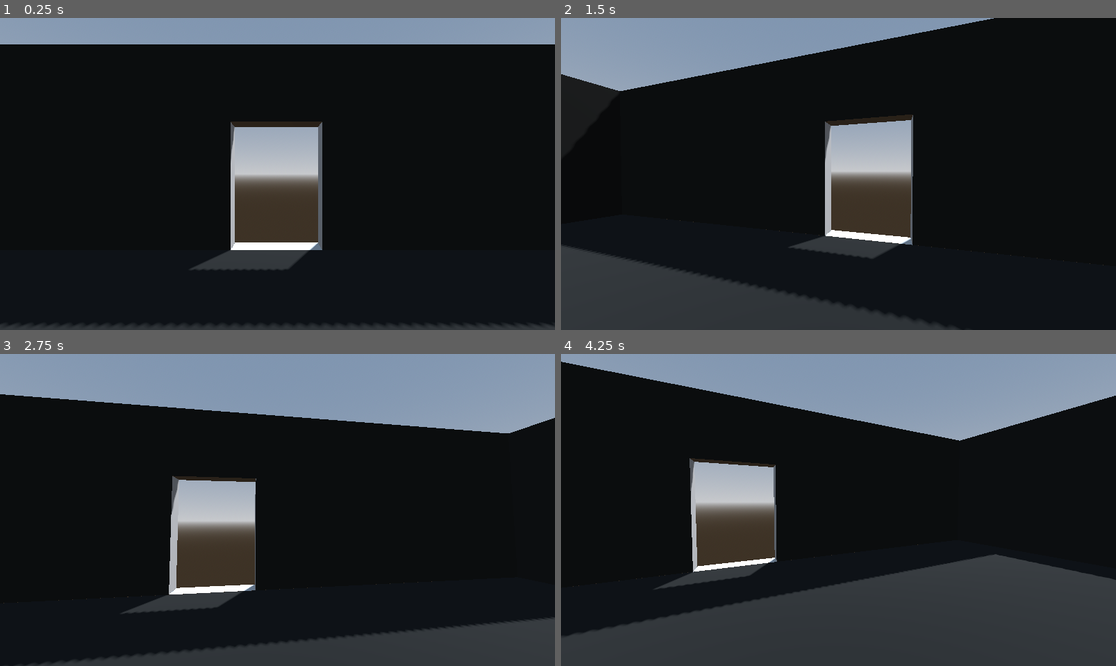
Above: before the commit, frames 1-4 (two rows, left to right).
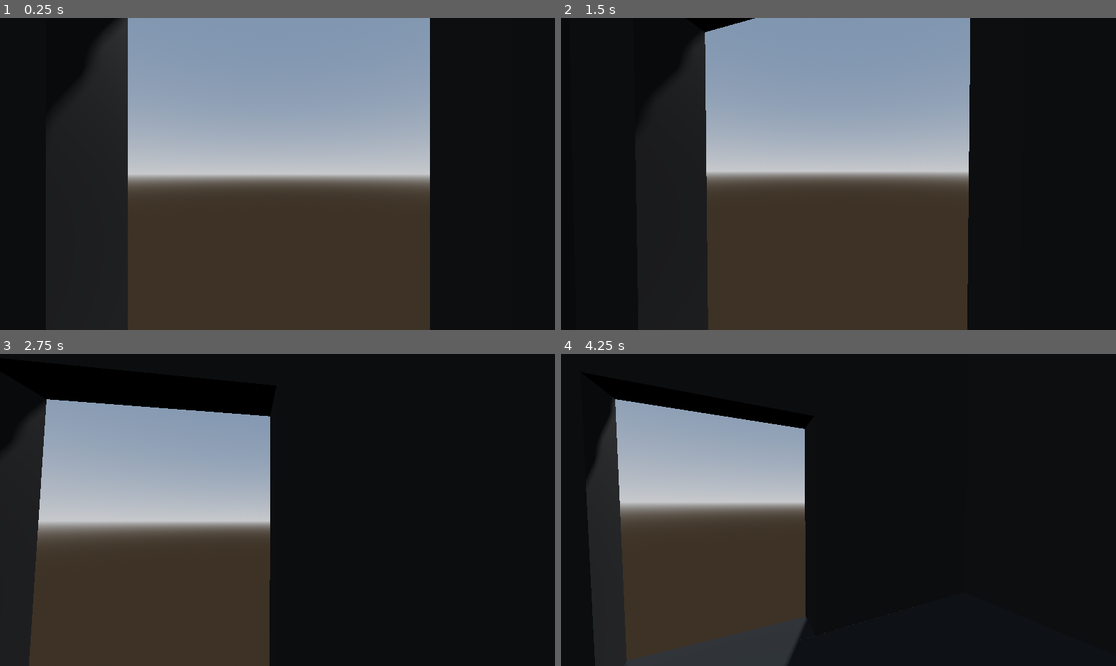
Above: after the commit, the same moments.

Repository: AdkinsC0211/SSU-Jam-24
Game: Godot game, scene res://scenes/main.tscn
The game is run twice, just before and just after one commit, with the same random seed, the same clock (stepped at 60 frames per second) and the same inputs. The project has no main scene, so this scene is started directly.
Inputs (mouse positions are in pixels of both pictures, inside the frame that each line leads up to):
- Up to frame 1 (0.25 s): no input
- Up to frame 2 (1.5 s): move the mouse to (866, 174) at 0.52 s; tap A (A) at 0.6 s; tap D (D) at 0.8, 1.35 s; move the mouse to (810, 174) at 1.27 s
- Up to frame 3 (2.75 s): tap E (E) at 1.55, 2.1 s; move the mouse to (288, 503) at 2.02 s; tap S (S) at 2.3 s
- Up to frame 4 (4.25 s): move the mouse to (832, 516) at 2.77 s; tap S (S) at 2.85 s; tap A (A) at 3.05, 3.6 s; move the mouse to (877, 513) at 3.52 s; tap D (D) at 3.8 s

The runs differ from the first frame. In frame 1, 48% of the frame differs, in the area x 0-100%, y 0-100%; in frame 2, 44%; in frame 3, 53%; in frame 4, 53%.

Commit message:
First Floor Floor Plan
Finished CSG meshes for the first floor layout

Diff:
--- a/scenes/main.tscn
+++ b/scenes/main.tscn
@@ -17,6 +17,45 @@
 [sub_resource type="StandardMaterial3D" id="StandardMaterial3D_mfynk"]
 albedo_color = Color(0, 0.0156863, 0, 1)
 
+[sub_resource type="StandardMaterial3D" id="StandardMaterial3D_qgj8x"]
+albedo_color = Color(0, 0, 0, 1)
+
+[sub_resource type="StandardMaterial3D" id="StandardMaterial3D_3dvkt"]
+albedo_color = Color(0, 0, 0, 1)
+
+[sub_resource type="StandardMaterial3D" id="StandardMaterial3D_cc7ig"]
+albedo_color = Color(0, 0, 0, 1)
+
+[sub_resource type="StandardMaterial3D" id="StandardMaterial3D_tyihl"]
+albedo_color = Color(0, 0, 0, 1)
+
+[sub_resource type="StandardMaterial3D" id="StandardMaterial3D_t8i4b"]
+albedo_color = Color(0, 0, 0, 1)
+
+[sub_resource type="StandardMaterial3D" id="StandardMaterial3D_eji0q"]
+albedo_color = Color(0, 0, 0, 1)
+
+[sub_resource type="StandardMaterial3D" id="StandardMaterial3D_h0hc3"]
+albedo_color = Color(0, 0, 0, 1)
+
+[sub_resource type="StandardMaterial3D" id="StandardMaterial3D_dblik"]
+albedo_color = Color(0, 0, 0, 1)
+
+[sub_resource type="StandardMaterial3D" id="StandardMaterial3D_ayrfp"]
+albedo_color = Color(0, 0, 0, 1)
+
+[sub_resource type="StandardMaterial3D" id="StandardMaterial3D_jadiu"]
+albedo_color = Color(0, 0, 0, 1)
+
+[sub_resource type="StandardMaterial3D" id="StandardMaterial3D_jlu0v"]
+albedo_color = Color(0, 0, 0, 1)
+
+[sub_resource type="StandardMaterial3D" id="StandardMaterial3D_6ab83"]
+albedo_color = Color(0, 0, 0, 1)
+
+[sub_resource type="StandardMaterial3D" id="StandardMaterial3D_43iwt"]
+albedo_color = Color(0, 0, 0, 1)
+
 [node name="world_root" type="Node3D"]
 
 [node name="DirectionalLight3D" type="DirectionalLight3D" parent="."]
@@ -26,26 +65,144 @@
 [node name="WorldEnvironment" type="WorldEnvironment" parent="."]
 environment = SubResource("Environment_hlp1m")
 
-[node name="main_room" type="CSGCombiner3D" parent="."]
-use_collision = true
-
-[node name="large_room" type="CSGBox3D" parent="main_room"]
+[node name="first_flloor_right" type="CSGCombiner3D" parent="."]
+use_collision = true
+
+[node name="1F_right" type="CSGBox3D" parent="first_flloor_right"]
 transform = Transform3D(1, 0, 0, 0, 1, 0, 0, 0, 1, 0.0660229, -0.463239, -6.6512)
 use_collision = true
 size = Vector3(20, 6, 35)
 material = SubResource("StandardMaterial3D_mfynk")
 
-[node name="large_space" type="CSGBox3D" parent="main_room"]
-transform = Transform3D(1, 0, 0, 0, 1, 0, 0, 0, 1, 0.0660229, 2.27621, -6.6512)
-operation = 2
-use_collision = true
-size = Vector3(19, 9, 34)
-material = SubResource("StandardMaterial3D_mfynk")
-
-[node name="door_space" type="CSGBox3D" parent="main_room"]
-transform = Transform3D(1, 0, 0, 0, 1, 0, 0, 0, 1, 0.0525513, -0.739582, -23.9702)
+[node name="1F_left" type="CSGBox3D" parent="first_flloor_right"]
+transform = Transform3D(1, 0, 0, 0, 1, 0, 0, 0, 1, 19.6046, -0.463239, 2.65938)
+use_collision = true
+size = Vector3(20, 6, 16.3788)
+material = SubResource("StandardMaterial3D_mfynk")
+
+[node name="1F_hallway_space" type="CSGBox3D" parent="first_flloor_right"]
+transform = Transform3D(1, 0, 0, 0, 1, 0, 0, 0, 1, 6.53825, 0.146327, -6.6512)
+operation = 2
+use_collision = true
+size = Vector3(6.05554, 4.74023, 34)
+material = SubResource("StandardMaterial3D_mfynk")
+
+[node name="1F_living_space" type="CSGBox3D" parent="first_flloor_right"]
+transform = Transform3D(1, 0, 0, 0, 1, 0, 0, 0, 1, -3.24735, 0.147853, -15.8472)
+operation = 2
+use_collision = true
+size = Vector3(12.3897, 4.74329, 15.608)
+material = SubResource("StandardMaterial3D_mfynk")
+
+[node name="1F_kitchen_space" type="CSGBox3D" parent="first_flloor_right"]
+transform = Transform3D(1, 0, 0, 0, 1, 0, 0, 0, 1, -3.24735, 0.135097, -1.74246)
+operation = 2
+use_collision = true
+size = Vector3(12.3897, 4.71777, 12.0602)
+material = SubResource("StandardMaterial3D_mfynk")
+
+[node name="front_door_space" type="CSGBox3D" parent="first_flloor_right"]
+transform = Transform3D(1, 0, 0, 0, 1, 0, 0, 0, 1, 5.34856, -0.739582, -23.9702)
 operation = 2
 size = Vector3(2.12268, 2.96643, 0.842285)
-
-[node name="CharacterBody3D" parent="." instance=ExtResource("1_pqm3k")]
-transform = Transform3D(1, 0, 0, 0, 1, 0, 0, 0, 1, 0, -1.18643, -19.0111)
+material = SubResource("StandardMaterial3D_qgj8x")
+
+[node name="living_door_space" type="CSGBox3D" parent="first_flloor_right"]
+transform = Transform3D(-4.37114e-08, 0, 1, 0, 1, 0, -1, 0, -4.37114e-08, 3.14324, -0.089649, -14.8807)
+operation = 2
+size = Vector3(11.8977, 4.2663, 0.842285)
+material = SubResource("StandardMaterial3D_3dvkt")
+
+[node name="kitchen_door_space1" type="CSGBox3D" parent="first_flloor_right"]
+transform = Transform3D(-4.37114e-08, 0, 1, 0, 1, 0, -1, 0, -4.37114e-08, 3.27429, -0.739582, 1.45928)
+operation = 2
+size = Vector3(2.12268, 2.96643, 0.842285)
+material = SubResource("StandardMaterial3D_cc7ig")
+
+[node name="kitchen_door_space2" type="CSGBox3D" parent="first_flloor_right"]
+transform = Transform3D(1, 0, 0, 0, 1, 0, 0, 0, 1, -1.26989, -0.089649, -7.93697)
+operation = 2
+size = Vector3(7.76519, 4.2663, 0.842285)
+material = SubResource("StandardMaterial3D_tyihl")
+
+[node name="1F_stairwell_door_space" type="CSGBox3D" parent="first_flloor_right"]
+transform = Transform3D(-4.37114e-08, 0, 1, 0, 1, 0, -1, 0, -4.37114e-08, 3.27429, -0.0618069, 5.91215)
+operation = 2
+size = Vector3(2.33734, 4.32001, 0.842)
+material = SubResource("StandardMaterial3D_t8i4b")
+
+[node name="stairwell_space" type="CSGBox3D" parent="first_flloor_right"]
+transform = Transform3D(1, 0, 0, 0, 1, 0, 0, 0, 1, -3.24735, 1.28646, 5.95332)
+operation = 2
+use_collision = true
+size = Vector3(12.3897, 7.02051, 2.95487)
+material = SubResource("StandardMaterial3D_mfynk")
+
+[node name="basement_door_space" type="CSGBox3D" parent="first_flloor_right"]
+transform = Transform3D(-4.37114e-08, 0, 1, 0, 1, 0, -1, 0, -4.37114e-08, 3.27429, -0.739582, 8.92686)
+operation = 2
+size = Vector3(2.12268, 2.96643, 0.842285)
+material = SubResource("StandardMaterial3D_eji0q")
+
+[node name="basement_stair_space" type="CSGPolygon3D" parent="first_flloor_right"]
+transform = Transform3D(1.00179, 0, 0, 0, 1.00906, 0, 0, 0, 2.16719, 0.535973, 0, 10.0025)
+operation = 2
+polygon = PackedVector2Array(-7.62145, -8.12092, -7.64279, -4.94611, 2.31333, 0.735309, 2.32917, -2.36248)
+material = SubResource("StandardMaterial3D_h0hc3")
+
+[node name="1F_lefthall_door_space" type="CSGBox3D" parent="first_flloor_right"]
+transform = Transform3D(-4.37114e-08, 0, 1, 0, 1, 0, -1, 0, -4.37114e-08, 9.88959, -0.0900018, 8.15431)
+operation = 2
+size = Vector3(4.38716, 4.26464, 0.842)
+material = SubResource("StandardMaterial3D_dblik")
+
+[node name="1F_lefthall_space" type="CSGBox3D" parent="first_flloor_right"]
+transform = Transform3D(-4.37114e-08, 0, 1, 0, 1, 0, -1, 0, -4.37114e-08, 17.2618, 0.136463, 8.15518)
+operation = 2
+size = Vector3(4.38889, 4.71063, 13.9322)
+material = SubResource("StandardMaterial3D_ayrfp")
+
+[node name="master_door_space" type="CSGBox3D" parent="first_flloor_right"]
+transform = Transform3D(1, 0, 0, 0, 1, 0, 0, 0, 1, 17.8418, -0.734494, 5.7019)
+operation = 2
+size = Vector3(2.12268, 2.95625, 0.522583)
+material = SubResource("StandardMaterial3D_jadiu")
+
+[node name="1F_master_space" type="CSGBox3D" parent="first_flloor_right"]
+transform = Transform3D(-4.37114e-08, 0, 1, 0, 1, 0, -1, 0, -4.37114e-08, 22.3973, 0.154324, 0.570865)
+operation = 2
+size = Vector3(9.74181, 4.73631, 13.4788)
+material = SubResource("StandardMaterial3D_ayrfp")
+
+[node name="1F_masterbath_space" type="CSGBox3D" parent="first_flloor_right"]
+transform = Transform3D(-4.37114e-08, 0, 1, 0, 1, 0, -1, 0, -4.37114e-08, 12.7962, 0.123164, 0.570865)
+operation = 2
+size = Vector3(9.74181, 4.67635, 5.06168)
+material = SubResource("StandardMaterial3D_ayrfp")
+
+[node name="1F_masterbath_door_space1" type="CSGBox3D" parent="first_flloor_right"]
+transform = Transform3D(1, 0, 0, 0, 1, 0, 0, 0, 1, 13.3316, -0.736691, 5.70083)
+operation = 2
+size = Vector3(2.12268, 2.96065, 0.522522)
+material = SubResource("StandardMaterial3D_jlu0v")
+
+[node name="1F_masterbath_door_space2" type="CSGBox3D" parent="first_flloor_right"]
+transform = Transform3D(-4.37114e-08, 0, 1, 0, 1, 0, -1, 0, -4.37114e-08, 15.4921, -0.736307, -1.7947)
+operation = 2
+size = Vector3(2.12268, 2.95988, 0.332092)
+material = SubResource("StandardMaterial3D_6ab83")
+
+[node name="1F_closet_door_space" type="CSGBox3D" parent="first_flloor_right"]
+transform = Transform3D(1, 0, 0, 0, 1, 0, 0, 0, 1, 26.8135, -0.735543, 5.7019)
+operation = 2
+size = Vector3(2.12268, 2.95835, 0.521362)
+material = SubResource("StandardMaterial3D_43iwt")
+
+[node name="1F_closet_space" type="CSGBox3D" parent="first_flloor_right"]
+transform = Transform3D(-4.37114e-08, 0, 1, 0, 1, 0, -1, 0, -4.37114e-08, 26.8072, 0.135769, 8.15518)
+operation = 2
+size = Vector3(4.38889, 4.7031, 4.63723)
+material = SubResource("StandardMaterial3D_ayrfp")
+
+[node name="CharacterBody3D" parent="." instance=ExtResource("1_mwm7c")]
+transform = Transform3D(1, 0, 0, 0, 1, 0, 0, 0, 1, 5.25987, -1.21188, -22.7394)
Not shown: 1 places in scenes/door.tscn that only renumber resources
Not shown: 1 places in scenes/main.tscn that only renumber resources
